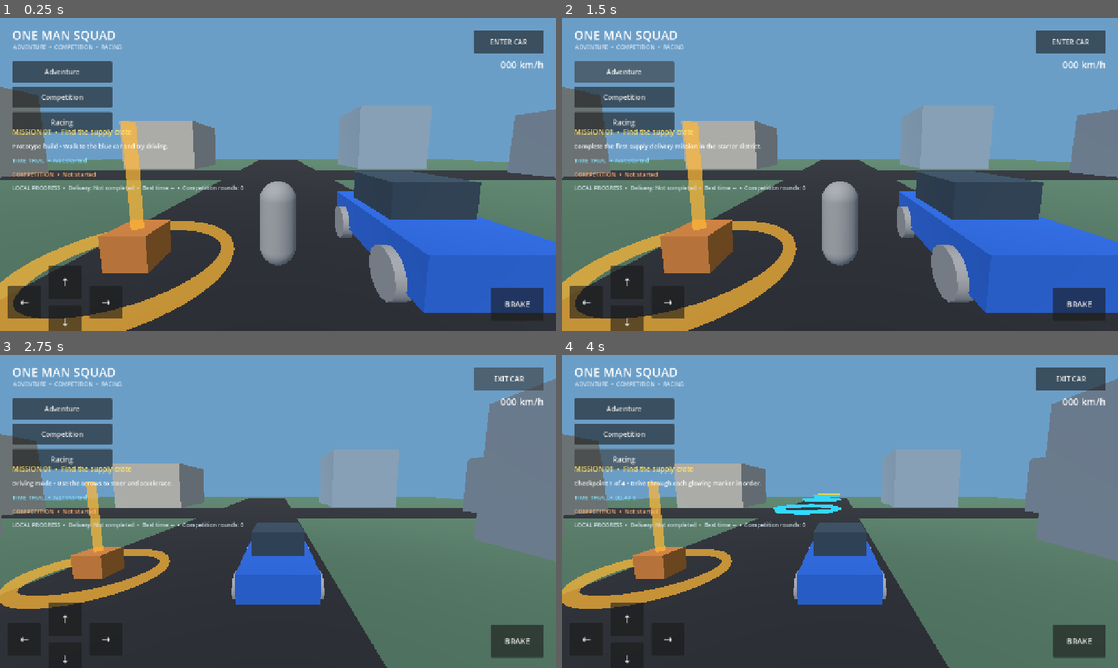
Above: before the commit, frames 1-4 (two rows, left to right).
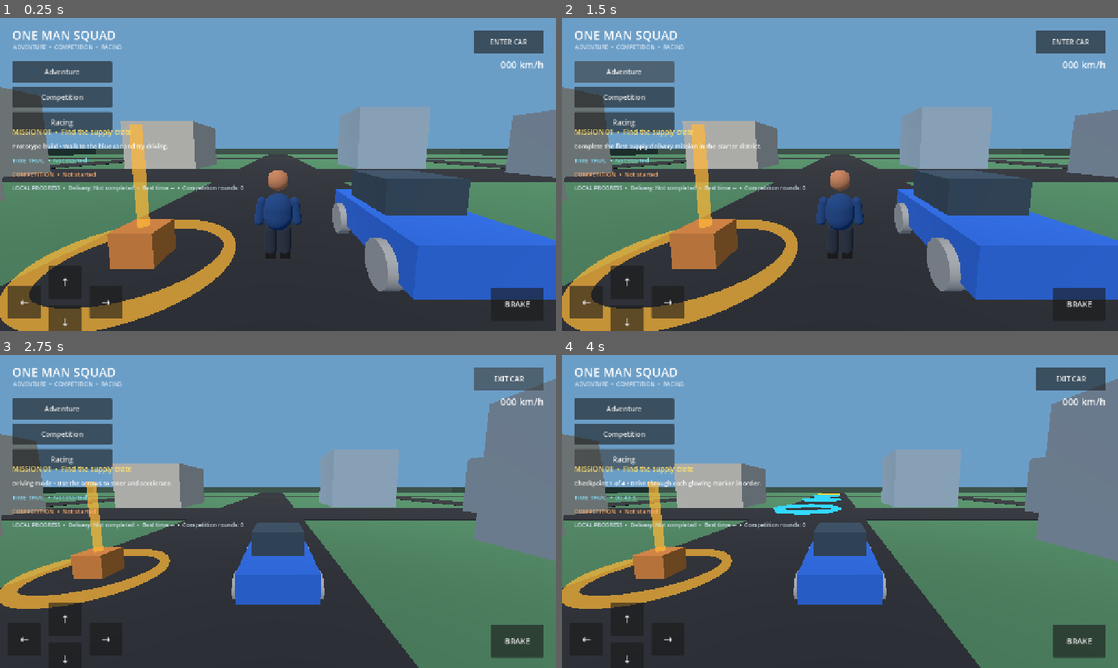
Above: after the commit, the same moments.

Repository: newgenerationnetwork617-ops/one-man-squad
Game: Godot game, scene res://scenes/main.tscn
The game is run twice, just before and just after one commit, with the same random seed, the same clock (stepped at 60 frames per second) and the same inputs.
Inputs:
- Up to frame 1 (0.25 s): no input
- Up to frame 2 (1.5 s): click "Adventure" at 0.5 s; click "Adventure" at 1.25 s
- Up to frame 3 (2.75 s): click "ENTER CAR" at 2 s
- Up to frame 4 (4 s): click "Competition" at 2.75 s; click "Racing" at 3.5 s

The runs differ from the first frame. In frame 1, 11% of the frame differs, in the area x 0-100%, y 22-100%; in frame 2, 11%; in frame 3, 4.1%; in frame 4, 4.0%.

Commit message:
Improve mobile controls and world recovery
Merge tested camera input, expanded starter district, humanoid blockout, and player/vehicle recovery improvements.

Diff:
--- a/scenes/player.tscn
+++ b/scenes/player.tscn
@@ -1,31 +1,76 @@
-[gd_scene load_steps=4 format=3]
+[gd_scene load_steps=12 format=3]
 
 [ext_resource type="Script" path="res://scripts/player_controller.gd" id="1"]
 
 [sub_resource type="CapsuleShape3D" id="CapsuleShape_player"]
-radius = 0.38
-height = 1.8
-
-[sub_resource type="CapsuleMesh" id="CapsuleMesh_player"]
-radius = 0.38
-height = 1.8
+radius = 0.34
+height = 1.75
+[sub_resource type="StandardMaterial3D" id="Skin"]
+albedo_color = Color(0.68, 0.43, 0.29, 1)
+[sub_resource type="StandardMaterial3D" id="Jacket"]
+albedo_color = Color(0.08, 0.22, 0.42, 1)
+[sub_resource type="StandardMaterial3D" id="Trousers"]
+albedo_color = Color(0.12, 0.15, 0.2, 1)
+[sub_resource type="StandardMaterial3D" id="Boots"]
+albedo_color = Color(0.045, 0.04, 0.035, 1)
+[sub_resource type="CapsuleMesh" id="Torso"]
+radius = 0.32
+height = 0.82
+[sub_resource type="SphereMesh" id="Head"]
+radius = 0.23
+height = 0.46
+[sub_resource type="CapsuleMesh" id="Limb"]
+radius = 0.105
+height = 0.64
+[sub_resource type="CapsuleMesh" id="Leg"]
+radius = 0.13
+height = 0.72
+[sub_resource type="BoxMesh" id="Foot"]
+size = Vector3(0.24, 0.13, 0.36)
 
 [node name="Player" type="CharacterBody3D"]
 script = ExtResource("1")
-floor_snap_length = 0.25
-
+floor_snap_length = 0.3
 [node name="CollisionShape3D" type="CollisionShape3D" parent="."]
-position = Vector3(0, 0.9, 0)
+position = Vector3(0, 0.88, 0)
 shape = SubResource("CapsuleShape_player")
-
-[node name="BodyMesh" type="MeshInstance3D" parent="."]
-position = Vector3(0, 0.9, 0)
-mesh = SubResource("CapsuleMesh_player")
-
+[node name="Torso" type="MeshInstance3D" parent="."]
+position = Vector3(0, 1.12, 0)
+mesh = SubResource("Torso")
+surface_material_override/0 = SubResource("Jacket")
+[node name="Head" type="MeshInstance3D" parent="."]
+position = Vector3(0, 1.82, 0)
+mesh = SubResource("Head")
+surface_material_override/0 = SubResource("Skin")
+[node name="LeftArm" type="MeshInstance3D" parent="."]
+position = Vector3(-0.39, 1.13, 0)
+rotation = Vector3(0, 0, -0.12)
+mesh = SubResource("Limb")
+surface_material_override/0 = SubResource("Jacket")
+[node name="RightArm" type="MeshInstance3D" parent="."]
+position = Vector3(0.39, 1.13, 0)
+rotation = Vector3(0, 0, 0.12)
+mesh = SubResource("Limb")
+surface_material_override/0 = SubResource("Jacket")
+[node name="LeftLeg" type="MeshInstance3D" parent="."]
+position = Vector3(-0.16, 0.48, 0)
+mesh = SubResource("Leg")
+surface_material_override/0 = SubResource("Trousers")
+[node name="RightLeg" type="MeshInstance3D" parent="."]
+position = Vector3(0.16, 0.48, 0)
+mesh = SubResource("Leg")
+surface_material_override/0 = SubResource("Trousers")
+[node name="LeftBoot" type="MeshInstance3D" parent="."]
+position = Vector3(-0.16, 0.12, -0.08)
+mesh = SubResource("Foot")
+surface_material_override/0 = SubResource("Boots")
+[node name="RightBoot" type="MeshInstance3D" parent="."]
+position = Vector3(0.16, 0.12, -0.08)
+mesh = SubResource("Foot")
+surface_material_override/0 = SubResource("Boots")
 [node name="CameraPivot" type="Node3D" parent="."]
-position = Vector3(0, 1.45, 0)
-
+position = Vector3(0, 1.48, 0)
 [node name="Camera3D" type="Camera3D" parent="CameraPivot"]
-position = Vector3(0, 1.0, 4.2)
+position = Vector3(0, 1.0, 4.4)
 rotation = Vector3(-0.12, 0, 0)
 current = true
--- a/scripts/main.gd
+++ b/scripts/main.gd
@@ -29,6 +29,9 @@
 var best_time_trial := 0.0
 var completed_competition_rounds := 0
 var records_label: Label
+const PLAYER_SPAWN := Vector3(0.0, 0.15, 8.0)
+const VEHICLE_SPAWN := Vector3(2.8, 0.15, 8.0)
+const WORLD_LIMIT := 96.0
 
 func _ready() -> void:
 	_load_progress()
@@ -40,6 +43,7 @@
 	_build_interface()
 
 func _process(delta: float) -> void:
+	_recover_if_out_of_bounds()
 	if is_instance_valid(vehicle) and is_instance_valid(speed_label):
 		speed_label.text = "%03d km/h" % int(absf(float(vehicle.get("current_speed"))) * 3.6)
 	if race_active:
@@ -104,9 +108,16 @@
 		body.add_child(collision)
 
 func _build_test_district() -> void:
-	_add_box(self, "Ground", Vector3(0, -0.25, 0), Vector3(90, 0.5, 90), Color(0.27, 0.39, 0.31), true)
-	_add_box(self, "MainRoad", Vector3(0, 0.015, 0), Vector3(9, 0.04, 78), Color(0.12, 0.13, 0.15))
-	_add_box(self, "CrossRoad", Vector3(0, 0.025, -8), Vector3(78, 0.04, 8), Color(0.12, 0.13, 0.15))
+	_add_box(self, "Ground", Vector3(0, -0.25, 0), Vector3(200, 0.5, 200), Color(0.24, 0.42, 0.29), true)
+	_add_box(self, "MainRoad", Vector3(0, 0.015, 0), Vector3(10, 0.04, 190), Color(0.12, 0.13, 0.15))
+	_add_box(self, "CrossRoad", Vector3(0, 0.025, -8), Vector3(190, 0.04, 10), Color(0.12, 0.13, 0.15))
+	_add_box(self, "EastRoad", Vector3(34, 0.02, 20), Vector3(8, 0.04, 150), Color(0.14, 0.15, 0.16))
+	_add_box(self, "WestRoad", Vector3(-34, 0.02, 20), Vector3(8, 0.04, 150), Color(0.14, 0.15, 0.16))
+	_add_box(self, "NorthRoad", Vector3(0, 0.02, -48), Vector3(150, 0.04, 8), Color(0.14, 0.15, 0.16))
+	_add_box(self, "SouthRoad", Vector3(0, 0.02, 48), Vector3(150, 0.04, 8), Color(0.14, 0.15, 0.16))
+	for edge in [-99.0, 99.0]:
+		_add_box(self, "BoundaryA_%s" % str(edge), Vector3(0, 1.5, edge), Vector3(200, 3, 1), Color(0.22, 0.3, 0.25), true)
+		_add_box(self, "BoundaryB_%s" % str(edge), Vector3(edge, 1.5, 0), Vector3(1, 3, 200), Color(0.22, 0.3, 0.25), true)
 
 	var building_colors: Array[Color] = [
 		Color(0.68, 0.66, 0.61), Color(0.53, 0.61, 0.66),
@@ -125,14 +136,28 @@
 
 func _spawn_player() -> void:
 	player = PLAYER_SCENE.instantiate() as CharacterBody3D
-	player.position = Vector3(0, 0.1, 8)
+	player.position = PLAYER_SPAWN
 	add_child(player)
 
 func _spawn_vehicle() -> void:
 	vehicle = CAR_SCENE.instantiate() as CharacterBody3D
-	vehicle.position = Vector3(2.8, 0.1, 8)
+	vehicle.position = VEHICLE_SPAWN
 	add_child(vehicle)
 	vehicle.set_physics_process(false)
+
+func _recover_if_out_of_bounds() -> void:
+	if is_instance_valid(player) and (player.global_position.y < -3.0 or absf(player.global_position.x) > WORLD_LIMIT or absf(player.global_position.z) > WORLD_LIMIT):
+		player.global_position = PLAYER_SPAWN
+		player.velocity = Vector3.ZERO
+		player.reset_camera()
+		status_label.text = "Returned to the safe starting area."
+	if is_instance_valid(vehicle) and (vehicle.global_position.y < -3.0 or absf(vehicle.global_position.x) > WORLD_LIMIT or absf(vehicle.global_position.z) > WORLD_LIMIT):
+		vehicle.global_position = VEHICLE_SPAWN
+		vehicle.rotation = Vector3.ZERO
+		vehicle.velocity = Vector3.ZERO
+		vehicle.current_speed = 0.0
+		vehicle.reset_camera()
+		status_label.text = "Vehicle recovered to the starting area."
 
 func _build_interface() -> void:
 	var canvas := CanvasLayer.new()
--- a/scripts/player_controller.gd
+++ b/scripts/player_controller.gd
@@ -1,45 +1,35 @@
 extends CharacterBody3D
-## Lightweight camera-relative third-person controller for the mobile prototype.
-
-@export var move_speed: float = 5.0
-@export var acceleration: float = 18.0
+## Camera-relative mobile character controller. Camera drags are read before UI controls.
+@export var move_speed: float = 5.2
+@export var acceleration: float = 20.0
 @export var gravity: float = 18.0
-@export var look_sensitivity: float = 0.0045
-@export var min_look_angle: float = -0.55
-@export var max_look_angle: float = 0.28
-
+@export var look_sensitivity: float = 0.006
+@export var min_look_angle: float = -0.48
+@export var max_look_angle: float = 0.24
 @onready var camera_pivot: Node3D = $CameraPivot
 
-func _unhandled_input(event: InputEvent) -> void:
-	var viewport_width := get_viewport().get_visible_rect().size.x
-
-	# Reserve the right half of the screen for camera swipes so the
-	# left-side movement buttons remain easy to use.
-	if event is InputEventScreenDrag:
-		if event.position.x >= viewport_width * 0.45:
-			_rotate_camera(event.relative)
-	elif event is InputEventMouseMotion:
-		if Input.is_mouse_button_pressed(MOUSE_BUTTON_LEFT) and event.position.x >= viewport_width * 0.45:
-			_rotate_camera(event.relative)
+func _input(event: InputEvent) -> void:
+	var width := get_viewport().get_visible_rect().size.x
+	if event is InputEventScreenDrag and event.position.x >= width * 0.38:
+		_rotate_camera(event.relative)
+	elif event is InputEventMouseMotion and Input.is_mouse_button_pressed(MOUSE_BUTTON_LEFT) and event.position.x >= width * 0.38:
+		_rotate_camera(event.relative)
 
 func _rotate_camera(relative_motion: Vector2) -> void:
 	camera_pivot.rotation.y -= relative_motion.x * look_sensitivity
-	camera_pivot.rotation.x = clampf(
-		camera_pivot.rotation.x - relative_motion.y * look_sensitivity,
-		min_look_angle,
-		max_look_angle
-	)
+	camera_pivot.rotation.x = clampf(camera_pivot.rotation.x - relative_motion.y * look_sensitivity, min_look_angle, max_look_angle)
+
+func reset_camera() -> void:
+	camera_pivot.rotation = Vector3(-0.12, 0.0, 0.0)
 
 func _physics_process(delta: float) -> void:
 	var input_vector := Input.get_vector("move_left", "move_right", "move_forward", "move_back")
 	var forward := -camera_pivot.global_basis.z
 	forward.y = 0.0
 	forward = forward.normalized()
-
 	var right := camera_pivot.global_basis.x
 	right.y = 0.0
 	right = right.normalized()
-
 	var direction := right * input_vector.x + forward * -input_vector.y
 	if direction.length_squared() > 0.001:
 		direction = direction.normalized()
@@ -48,10 +38,8 @@
 	else:
 		velocity.x = move_toward(velocity.x, 0.0, acceleration * delta)
 		velocity.z = move_toward(velocity.z, 0.0, acceleration * delta)
-
 	if not is_on_floor():
 		velocity.y -= gravity * delta
 	else:
 		velocity.y = 0.0
-
 	move_and_slide()
--- a/scripts/vehicle_controller.gd
+++ b/scripts/vehicle_controller.gd
@@ -1,6 +1,5 @@
 extends CharacterBody3D
-## Simple low-cost arcade vehicle controller for the first driving prototype.
-
+## Lightweight arcade vehicle controller with a separate right-side camera drag zone.
 @export var acceleration: float = 10.0
 @export var reverse_acceleration: float = 6.0
 @export var max_speed: float = 17.0
@@ -8,23 +7,23 @@
 @export var braking: float = 20.0
 @export var steering_speed: float = 1.7
 @export var gravity: float = 18.0
-@export var look_sensitivity: float = 0.0045
-
+@export var look_sensitivity: float = 0.006
 @onready var camera_pivot: Node3D = $CameraPivot
-
 var current_speed: float = 0.0
 
-func _unhandled_input(event: InputEvent) -> void:
-	var viewport_width := get_viewport().get_visible_rect().size.x
-	if event is InputEventScreenDrag and event.position.x >= viewport_width * 0.45:
+func _input(event: InputEvent) -> void:
+	var width := get_viewport().get_visible_rect().size.x
+	if event is InputEventScreenDrag and event.position.x >= width * 0.38:
 		_rotate_camera(event.relative)
-	elif event is InputEventMouseMotion and Input.is_mouse_button_pressed(MOUSE_BUTTON_LEFT):
-		if event.position.x >= viewport_width * 0.45:
-			_rotate_camera(event.relative)
+	elif event is InputEventMouseMotion and Input.is_mouse_button_pressed(MOUSE_BUTTON_LEFT) and event.position.x >= width * 0.38:
+		_rotate_camera(event.relative)
 
 func _rotate_camera(relative_motion: Vector2) -> void:
 	camera_pivot.rotation.y -= relative_motion.x * look_sensitivity
-	camera_pivot.rotation.x = clampf(camera_pivot.rotation.x - relative_motion.y * look_sensitivity, -0.45, 0.2)
+	camera_pivot.rotation.x = clampf(camera_pivot.rotation.x - relative_motion.y * look_sensitivity, -0.42, 0.18)
+
+func reset_camera() -> void:
+	camera_pivot.rotation = Vector3(-0.12, 0.0, 0.0)
 
 func _physics_process(delta: float) -> void:
 	var input_vector := Input.get_vector("move_left", "move_right", "move_forward", "move_back")
@@ -36,20 +35,16 @@
 		current_speed = move_toward(current_speed, -reverse_speed, reverse_acceleration * delta)
 	else:
 		current_speed = move_toward(current_speed, 0.0, braking * 0.35 * delta)
-
 	if absf(current_speed) > 0.15:
 		var steering_direction := signf(current_speed)
 		rotation.y -= input_vector.x * steering_speed * steering_direction * delta * clampf(absf(current_speed) / 5.0, 0.25, 1.0)
-
 	var forward := -global_basis.z
 	velocity.x = forward.x * current_speed
 	velocity.z = forward.z * current_speed
-
 	if not is_on_floor():
 		velocity.y -= gravity * delta
 	else:
 		velocity.y = 0.0
-
 	move_and_slide()
 	if is_on_wall():
 		current_speed *= 0.35
--- a/tests/gameplay_smoke_test.gd
+++ b/tests/gameplay_smoke_test.gd
@@ -31,6 +31,13 @@
 
 	_check(game.get("player") is CharacterBody3D, "The player should spawn.")
 	_check(game.get("vehicle") is CharacterBody3D, "The starter vehicle should spawn.")
+	_check(game.get("player").get_node_or_null("Head") != null and game.get("player").get_node_or_null("Torso") != null, "The player should use a humanoid blockout rather than a capsule-only placeholder.")
+	game.get("player").global_position.y = -5.0
+	game.call("_recover_if_out_of_bounds")
+	_check(game.get("player").global_position.y > 0.0, "A fallen player should be returned to the safe spawn point.")
+	game.get("vehicle").global_position.y = -5.0
+	game.call("_recover_if_out_of_bounds")
+	_check(game.get("vehicle").global_position.y > 0.0, "A fallen vehicle should be returned to the safe spawn point.")
 	_check(game.get("mission_stage") == 0, "A new save should begin at the first mission step.")
 
 	var player: Node3D = game.get("player")
Not shown, changed: docs/ANDROID_TEST_CHECKLIST.md
Not shown, changed: docs/DEVELOPMENT_STATUS.md
